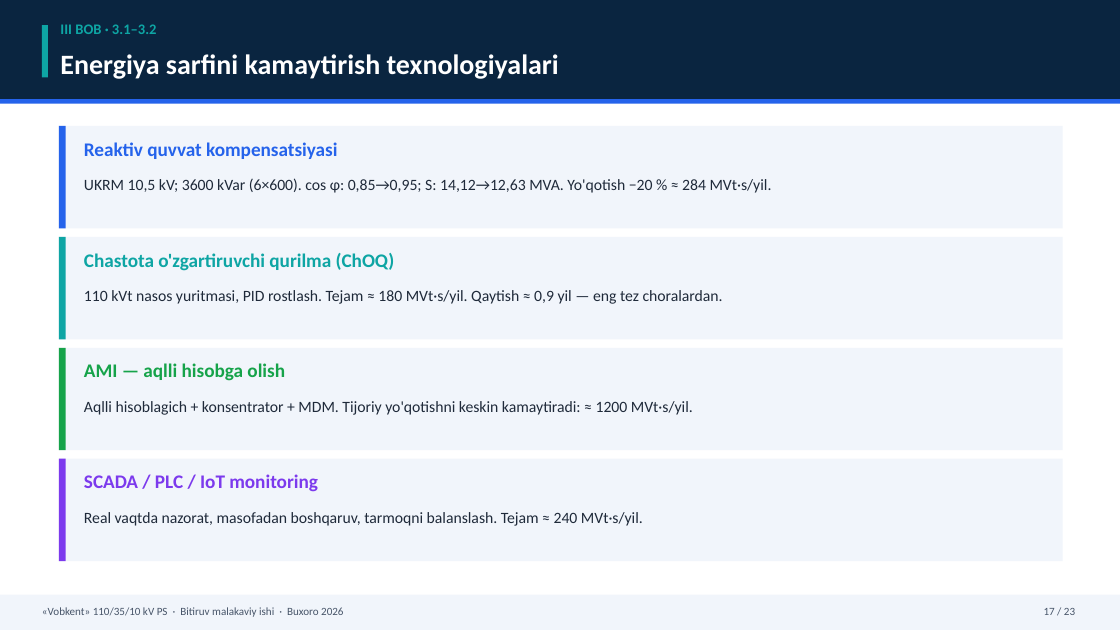
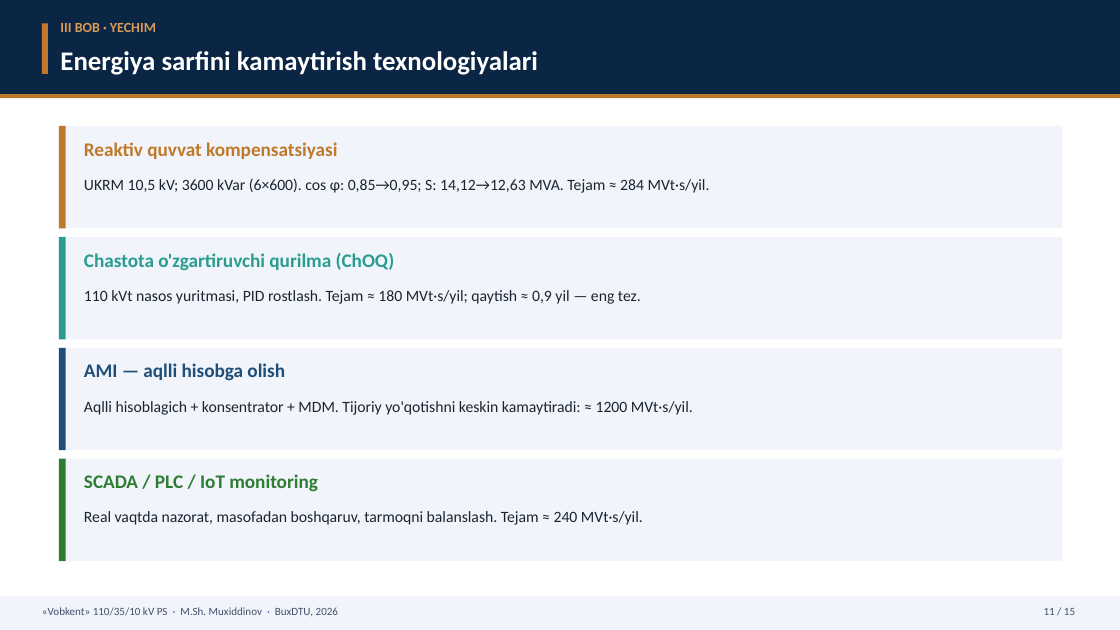
Before and after one commit to sherzod6114/-C-Users-Sherzod-Desktop-BMI_final_v5.docx-, a slide deck: slide 11 of Prezentatsiya_Vobkent_BMI.pptx (slide 17 before the commit). Drawn at 1120x630 pixels with LibreOffice and Linux fonts; fonts in the diff are those of the drawing. Boxes give left, top, right and bottom in pixels: in the first picture for what was removed or moved away, otherwise in the second. Text is boxed around its words. In the diff, an @@ line names an element or a change of style, - is before the commit and + after.

```diff
--- a/Prezentatsiya_Vobkent_BMI.pptx
+++ b/Prezentatsiya_Vobkent_BMI.pptx
@@ rectangle resized from (x1=0, y1=0, x2=1120, y2=99) to (x1=0, y1=0, x2=1120, y2=94) @@
@@ rectangle at (x1=0, y1=0, x2=1120, y2=94): fill #0A2540 to #0B2545 @@
@@ rectangle at (x1=42, y1=24, x2=48, y2=74): fill #0EA5A4 to #C0792B @@
@@ text at (x1=60, y1=23, x2=156, y2=32): text changed; size 12.5 to 12 pt; text colour #0EA5A4 to #D99B57 @@
-III BOB · 3.1–3.2
+III BOB · YECHIM
@@ text "Energiya sarfini kamaytirish texnologiyalari" at (x1=60, y1=51, x2=538, y2=75): size 24 to 23 pt @@
@@ rectangle at (x1=0, y1=94, x2=1120, y2=98): fill #2563EB to #C0792B @@
@@ rectangle moved from (x1=0, y1=99, x2=1120, y2=104) to (x1=0, y1=94, x2=1120, y2=98) @@
@@ rectangle at (x1=59, y1=126, x2=66, y2=229): fill #2563EB to #C0792B @@
@@ text "Reaktiv quvvat kompensatsiyasi" at (x1=84, y1=142, x2=337, y2=159): text colour #2563EB to #C0792B @@
@@ text at (x1=84, y1=178, x2=710, y2=193): text changed; text colour #1F2A3A to #1A2433 @@
-UKRM 10,5 kV; 3600 kVar (6×600). cos φ: 0,85→0,95; S: 14,12→12,63 MVA. Yo'qotish −20 % ≈ 284 MVt·s/yil.
+UKRM 10,5 kV; 3600 kVar (6×600). cos φ: 0,85→0,95; S: 14,12→12,63 MVA. Tejam ≈ 284 MVt·s/yil.
@@ rectangle at (x1=59, y1=237, x2=66, y2=339): fill #0EA5A4 to #2A9D8F @@
@@ text "Chastota o'zgartiruvchi qurilma (ChOQ)" at (x1=84, y1=253, x2=395, y2=271): text colour #0EA5A4 to #2A9D8F @@
@@ text at (x1=84, y1=290, x2=641, y2=304): text changed; text colour #1F2A3A to #1A2433 @@
-110 kVt nasos yuritmasi, PID rostlash. Tejam ≈ 180 MVt·s/yil. Qaytish ≈ 0,9 yil — eng tez choralardan.
+110 kVt nasos yuritmasi, PID rostlash. Tejam ≈ 180 MVt·s/yil; qaytish ≈ 0,9 yil — eng tez.
@@ rectangle at (x1=59, y1=348, x2=66, y2=450): fill #16A34A to #1F4E79 @@
@@ text "AMI — aqlli hisobga olish" at (x1=84, y1=363, x2=285, y2=381): text colour #16A34A to #1F4E79 @@
@@ rectangle at (x1=59, y1=459, x2=66, y2=561): fill #7C3AED to #2E7D32 @@
@@ text "SCADA / PLC / IoT ..." at (x1=84, y1=474, x2=318, y2=492): text colour #7C3AED to #2E7D32 @@
@@ text at (x1=42, y1=607, x2=338, y2=616): text changed; text colour #475569 to #41506B @@
-«Vobkent» 110/35/10 kV PS · Bitiruv malakaviy ishi · Buxoro 2026
+«Vobkent» 110/35/10 kV PS · M.Sh. Muxiddinov · BuxDTU, 2026
@@ text at (x1=1044, y1=608, x2=1075, y2=615): text changed; text colour #475569 to #41506B @@
-17 / 23
+11 / 15
```
Also in this commit, not shown: 10 other slides changed, 4 slides added, 12 slides removed, 14 other files.
